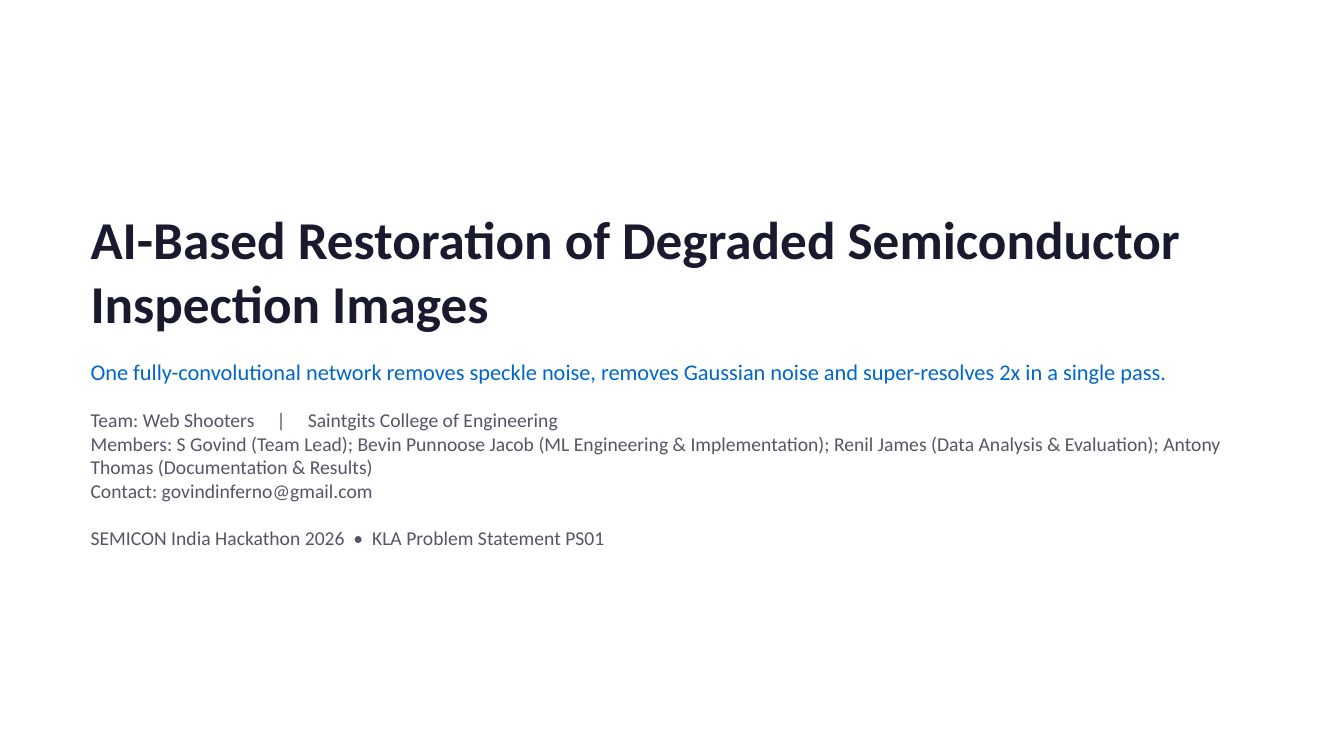
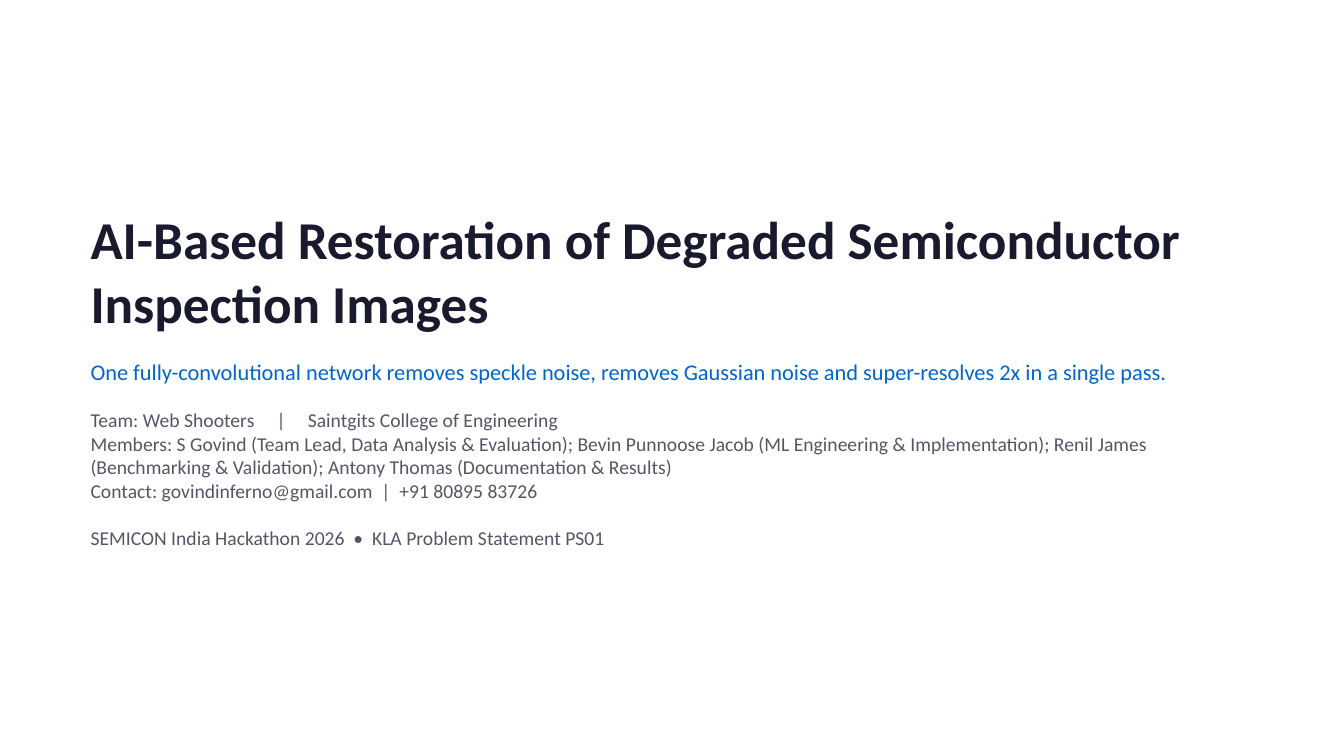
Before and after one commit to bevinj2255/i4c_hackathon, a slide deck: slide 1 of solution_presentation.pptx. Drawn at 1344x756 pixels with LibreOffice and Linux fonts; fonts in the diff are those of the drawing. Boxes give left, top, right and bottom in pixels: in the first picture for what was removed or moved away, otherwise in the second. Text is boxed around its words. In the diff, an @@ line names an element or a change of style, - is before the commit and + after.

Commit message:
Deck: add team lead's phone and a technical role alongside Team Lead

```diff
--- a/solution_presentation.pptx
+++ b/solution_presentation.pptx
@@ text at <box>91,437,1147,502</box>: text changed @@
-Members: S Govind (Team Lead); Bevin Punnoose Jacob (ML Engineering & Implementation); Renil James (Data Analysis & Evaluation); Antony Thomas (Documentation & Results)
-Contact: govindinferno@gmail.com
+Members: S Govind (Team Lead, Data Analysis & Evaluation); Bevin Punnoose Jacob (ML Engineering & Implementation); Renil James (Benchmarking & Validation); Antony Thomas (Documentation & Results)
+Contact: govindinferno@gmail.com | +91 80895 83726
```
